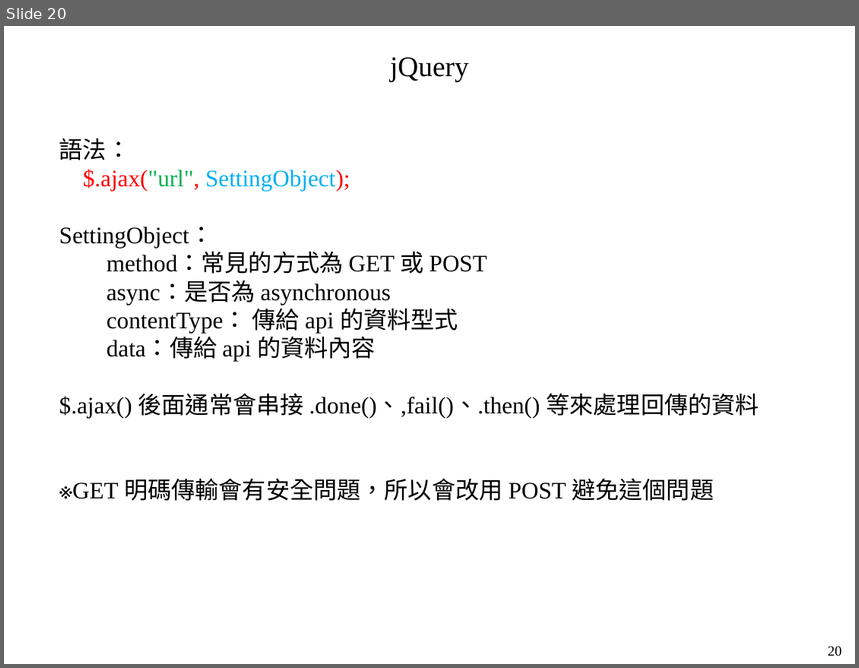
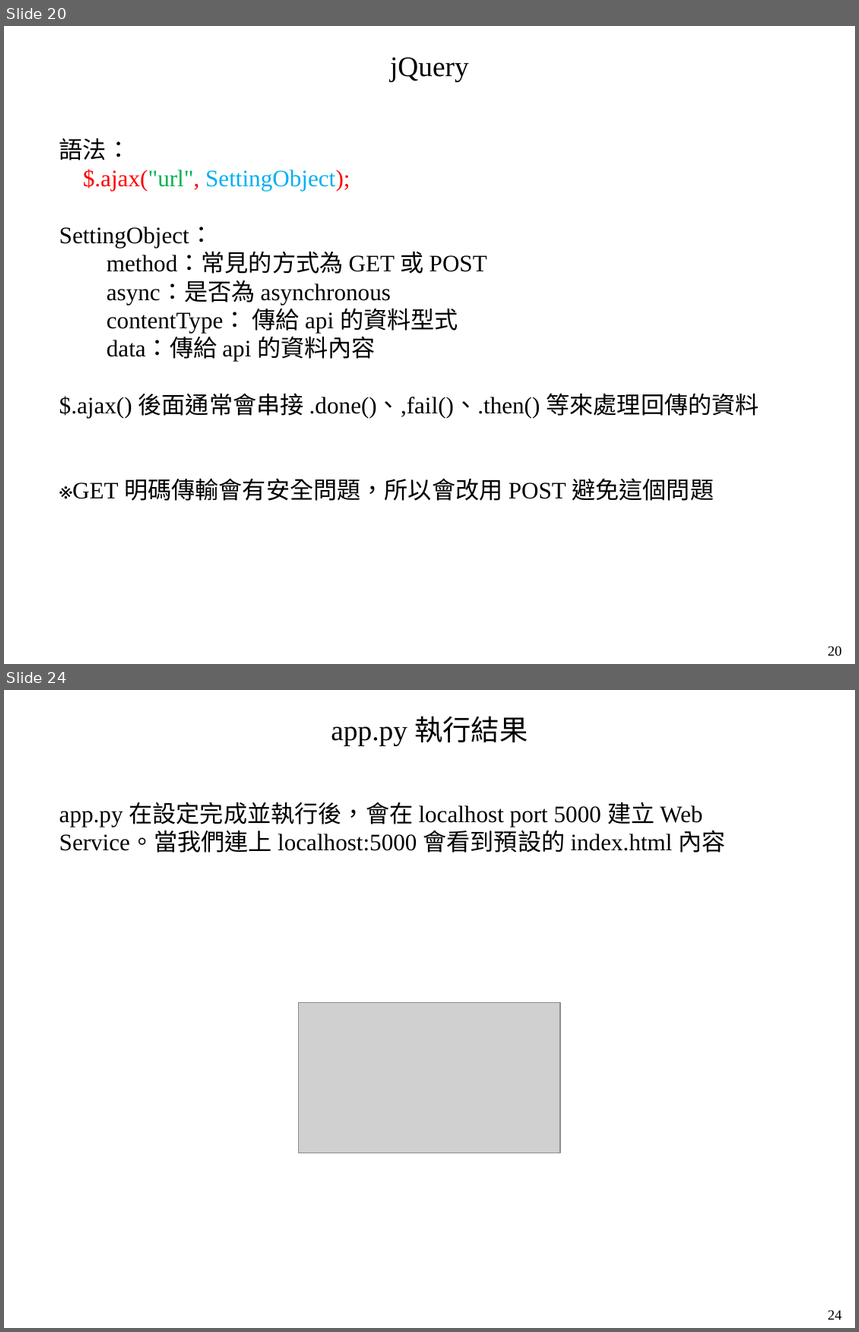
Before and after one commit to mar120434/2021_web_tutor, a slide deck: 動態網頁.pptx. Shown one above the other, each under a label of ours: slide 20 before the commit, slides 20 and 24 after it; the slides between them are not shown. The pictures are 859x668 and 859x1332 pixels, drawn with LibreOffice and Linux fonts; fonts in the diff are those of the drawing; grey boxes stand for pictures. Boxes give left, top, right and bottom in pixels: in the first picture for what was removed or moved away, otherwise in the second. Text is boxed around its words. In the diff, an @@ line names an element or a change of style, - is before the commit and + after.

```diff
--- a/動態網頁.pptx
+++ b/動態網頁.pptx
@@ slide 24 added at <box>4,690,855,1328</box>, background #FFFFFF @@
@@ text added at <box>331,716,528,745</box>, 24 pt, text #000000 @@
+app.py 執行結果
@@ text added at <box>59,802,726,853</box>, 20 pt, text #000000 @@
+app.py 在設定完成並執行後，會在 localhost port 5000 建立 Web Service。當我們連上 localhost:5000 會看到預設的 index.html 內容
@@ picture added at <box>299,1002,560,1153</box> @@
@@ text added at <box>828,1310,842,1320</box>, 12 pt, text #000000 @@
+24
```
Also in this commit, not shown: 5 other slides added, 2 other files.
